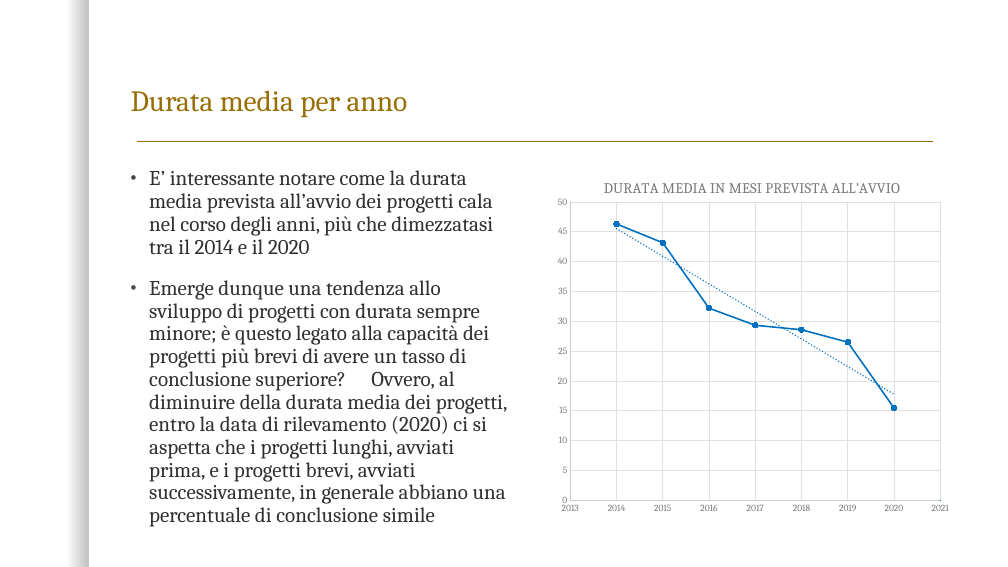
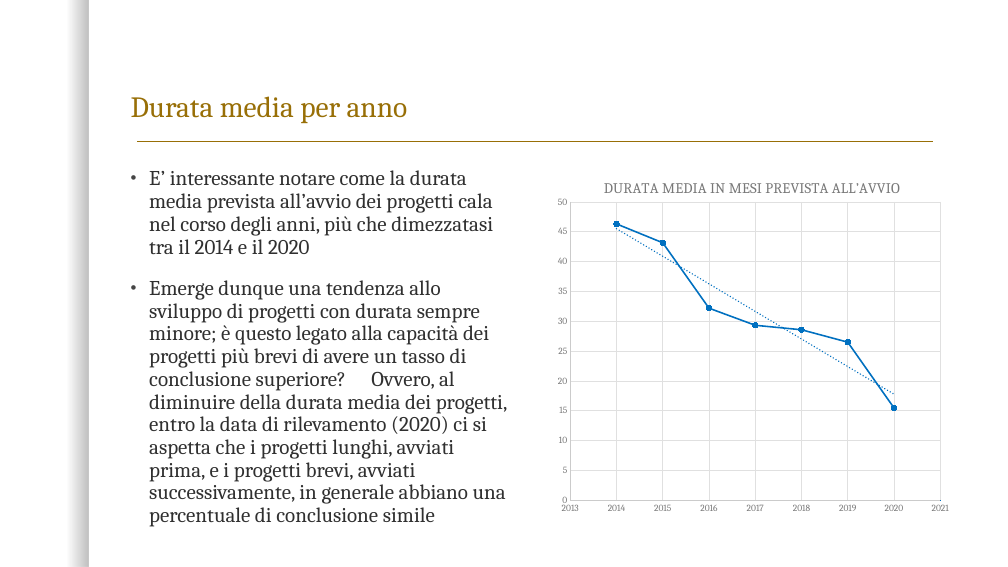
Before and after one commit to AdolfoCA/OI-Project, a slide deck: slide 13 of REPORT.pptx. Drawn at 1008x567 pixels with LibreOffice and Linux fonts; fonts in the diff are those of the drawing; background and template pictures are left out. Boxes give left, top, right and bottom in pixels: in the first picture for what was removed or moved away, otherwise in the second. Text is boxed around its words. In the diff, an @@ line names an element or a change of style, - is before the commit and + after.

Commit message:
aggiustamento posizione cella

```diff
--- a/REPORT.pptx
+++ b/REPORT.pptx
@@ title "Durata media per anno": place and size @@
-title "Durata media per anno" at (131,90,408,117)
+title "Durata media per anno" at (131,96,408,123)
```
